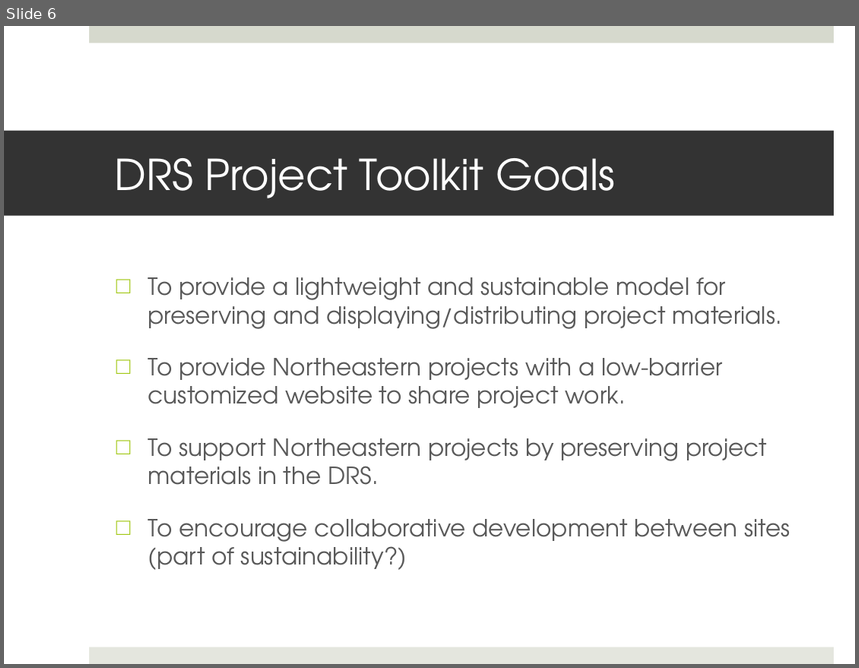
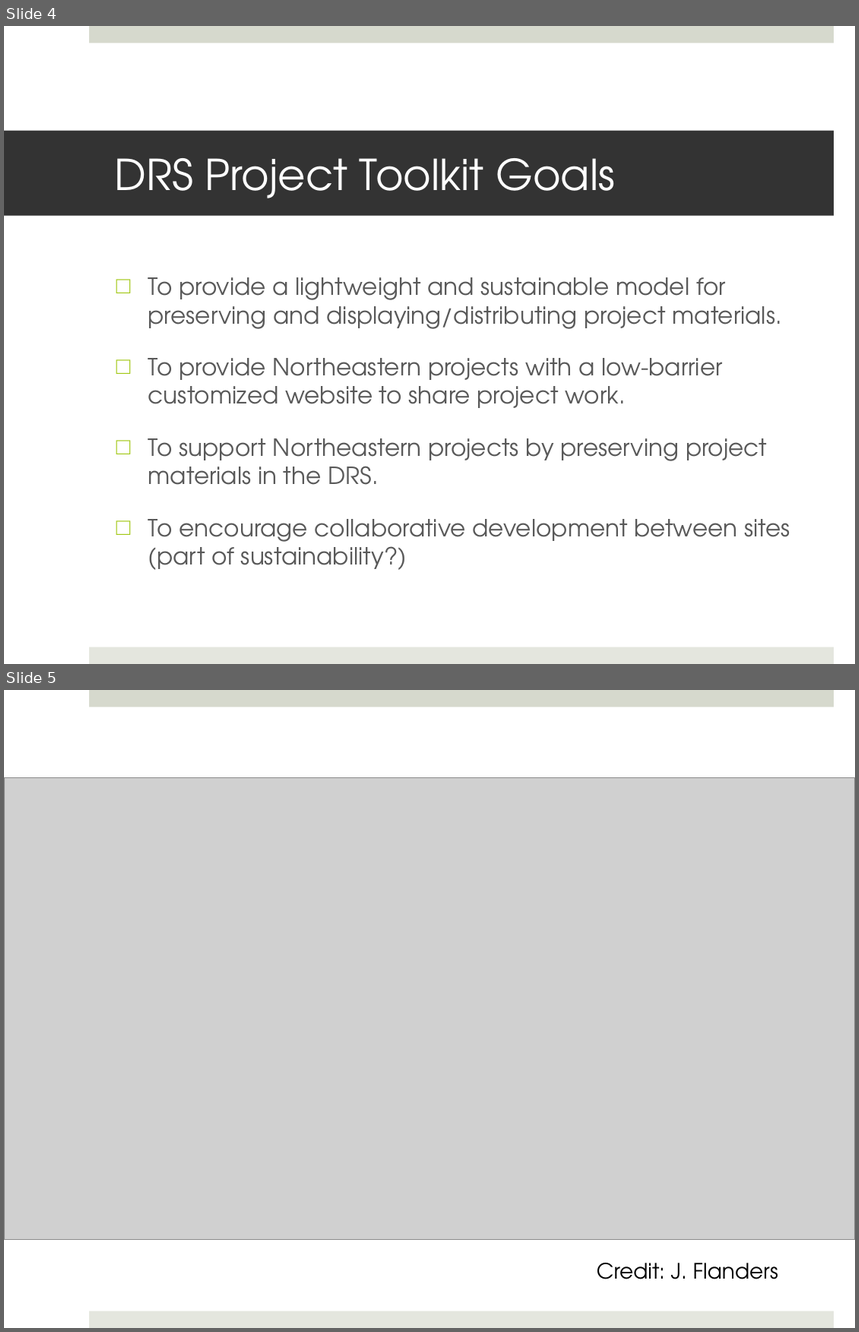
Before and after one commit to sarahjeansweeney/various_files, a slide deck: Presentations/DLF 2015/draftSlides.pptx. Shown one above the other, each under a label of ours: slide 6 before the commit, slides 4 and 5 after it. The pictures are 859x668 and 859x1332 pixels, drawn with LibreOffice and Linux fonts; fonts in the diff are those of the drawing; grey boxes stand for pictures. Boxes give left, top, right and bottom in pixels: in the first picture for what was removed or moved away, otherwise in the second. Text is boxed around its words. In the diff, an @@ line names an element or a change of style, - is before the commit and + after.

```diff
--- a/Presentations/DLF 2015/draftSlides.pptx
+++ b/Presentations/DLF 2015/draftSlides.pptx
@@ slide 5 added at (4,690,855,1328), background #FFFFFF; not listed: 2 template elements that a slide beside it also shows @@
@@ picture added at (4,777,855,1240) @@
@@ text added at (597,1263,778,1280), 18 pt, text #000000 @@
+Credit: J. Flanders
@@ what was slide 6 is now slide 4 @@
```
Also in this commit, not shown: 2 slides changed, 1 other file.
